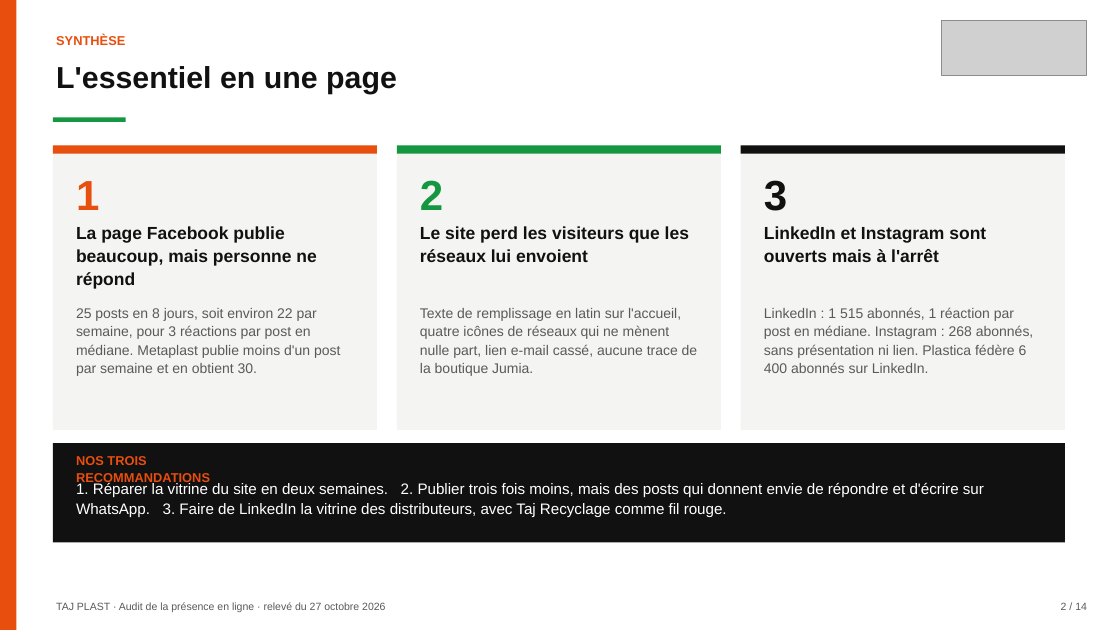
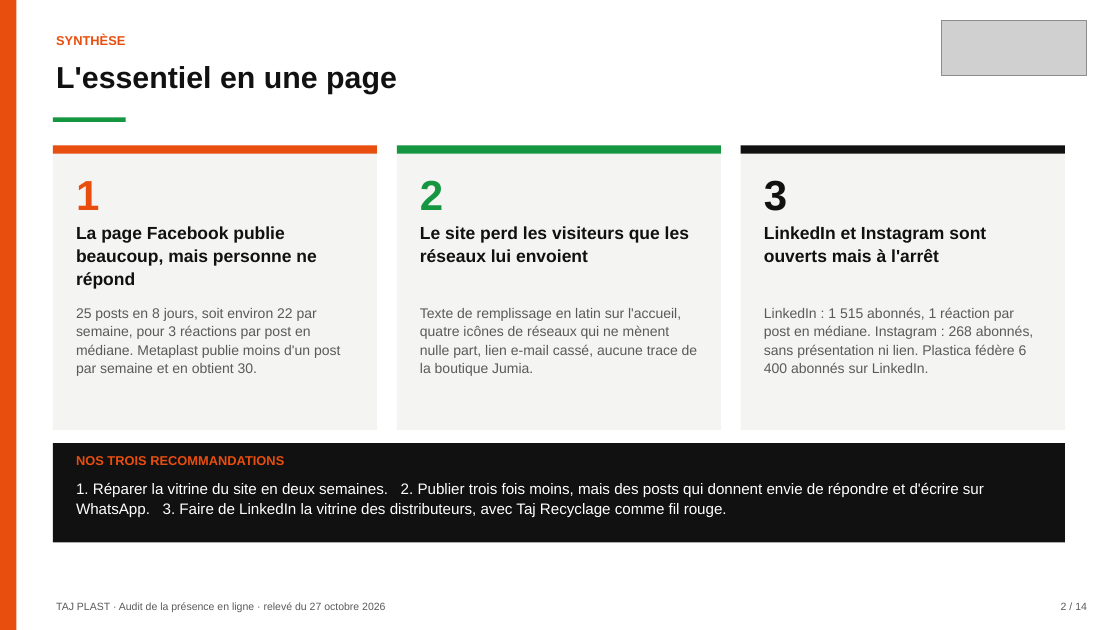
Before and after one commit to leslita06/fatima-unifood-fictif, a slide deck: slide 2 of tmp-tj/261027_tajplast_audit-presence-en-ligne_v1.pptx. Drawn at 1120x630 pixels with LibreOffice and Linux fonts; fonts in the diff are those of the drawing; grey boxes stand for pictures. Boxes give left, top, right and bottom in pixels: in the first picture for what was removed or moved away, otherwise in the second. Text is boxed around its words. In the diff, an @@ line names an element or a change of style, - is before the commit and + after.

```diff
--- a/tmp-tj/261027_tajplast_audit-presence-en-ligne_v1.pptx
+++ b/tmp-tj/261027_tajplast_audit-presence-en-ligne_v1.pptx
@@ text "NOS TROIS RECOMMANDATIONS" rewrapped from [76, 456, 210, 485] to [76, 456, 284, 465] @@
```
Also in this commit, not shown: 3 other slides changed.
